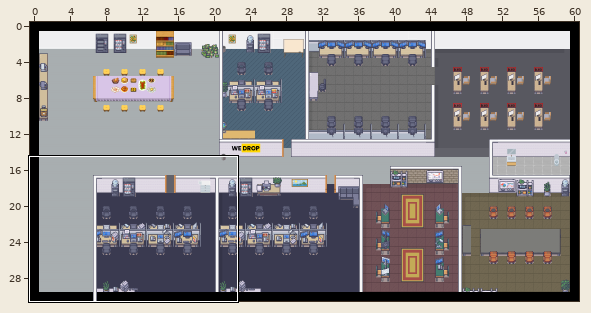
Two states of a Tiled map (JSON), office.tmj. The picture above shows the old version from afar; the outline marks the close-up.
Close-up. As it was:
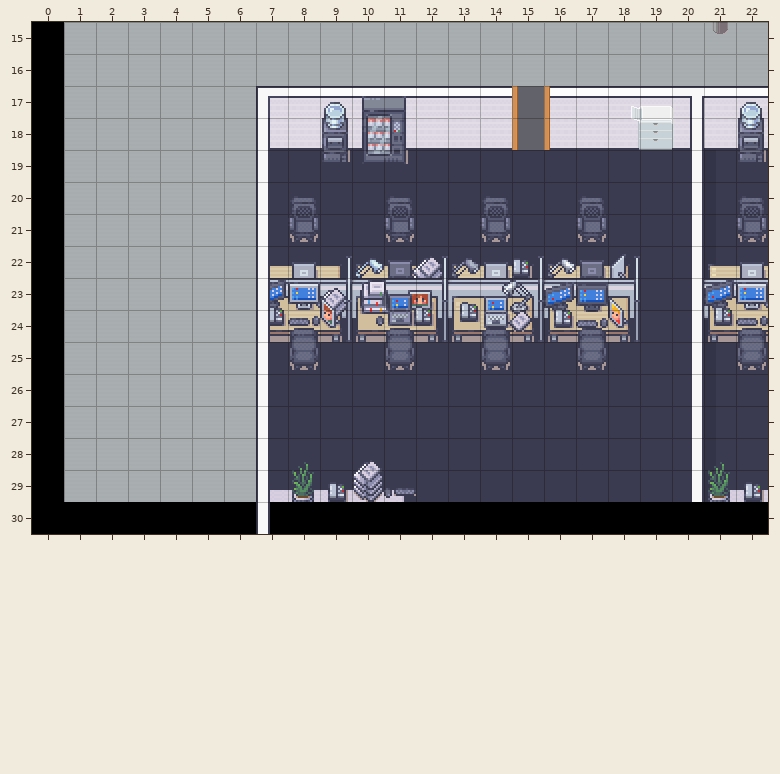
Cells are 32x32 px. Shown: x 0..22, y 15..30.
After:
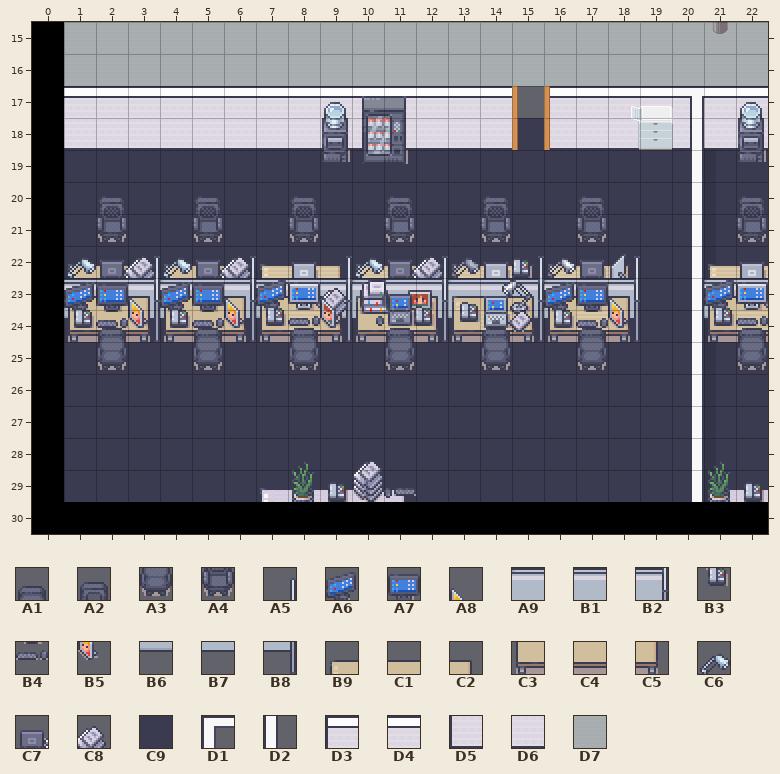
Key: from "Office": A1 129, A2 131, A3 145, A4 147, A5 419, A6 426, A7 427, A8 428, A9 433, B1 434, B2 438, B3 442, B4 443, B5 444, B6 450, B7 452, B8 454, B9 455, C1 456, C2 457, C3 471, C4 472, C5 473, C6 493, C7 494, C8 495; from "Office_roombuilder": C9 8, D1 34, D2 41, D3 176, D4 177, D5 192, D6 193; from "Room_Builder_free_32x32": D7 216.
__ is an empty cell, ## one hidden under a higher layer.
The edit:
Layer "floor/floor1":
y 18: x 15 __ -> C9
y 19..22: x 1..6 D7 D7 D7 D7 D7 D7 -> C9 C9 C9 C9 C9 C9
y 23: x 1..6 D7 D7 D7 D7 D7 D7 -> ## ## ## ## ## ##
y 24: x 1..6 D7 D7 D7 D7 D7 D7 -> C9 ## C9 C9 ## C9
y 25..29: x 1..6 D7 D7 D7 D7 D7 D7 -> C9 C9 C9 C9 C9 C9
Layer "walls/walls1":
y 17: x 1..7 __ __ __ __ __ __ D3 -> D4 D4 D4 D4 D4 D4 D4
y 18: x 1..7 __ __ __ __ __ __ D5 -> D6 D6 D6 D6 D6 D6 D6
Layer "walls/walls2":
y 17: x 7 D1 -> __
y 18..30: x 7 D2 -> __
Layer "furniture/furniture1":
y 20: x 2 __ -> A2; x 5 __ -> A2
y 21: x 2 __ -> A4; x 5 __ -> A4
y 22: x 3 __ -> A5; x 6 __ -> A5
y 23: x 1..6 __ __ __ __ __ __ -> B1 B1 B2 A9 B1 B2
y 24: x 1 __ -> B6; x 3..4 __ __ -> B8 B7; x 6 __ -> B8
Layer "furniture/furniture2":
y 22..23: x 1..6 __ __ __ __ __ __ -> B9 C1 C2 B9 C1 C2
y 24: x 1..6 __ __ __ __ __ __ -> C3 C4 C5 C3 C4 C5
Layer "furniture/furniture3":
y 22: x 1..6 __ __ __ __ __ __ -> C6 C7 C8 C6 C7 C8
y 23: x 1..6 __ __ __ __ __ __ -> A6 A7 A8 A6 A7 A8
y 24: x 1..6 __ __ __ __ __ __ -> B3 B4 B5 B3 B4 B5
Layer "above/above1":
y 17: x 7 D1 -> __
y 18..23: x 7 D2 -> __
y 24: x 2 __ -> A1; x 5 __ -> A1; x 7 D2 -> __
y 25: x 2 __ -> A3; x 5 __ -> A3; x 7 D2 -> __
y 26..30: x 7 D2 -> __
Boxes around the changes in both close-ups, in picture pixels (x1, y1, x2, y2):
changed: (64, 86, 288, 534)
added: (518, 118, 544, 150)
